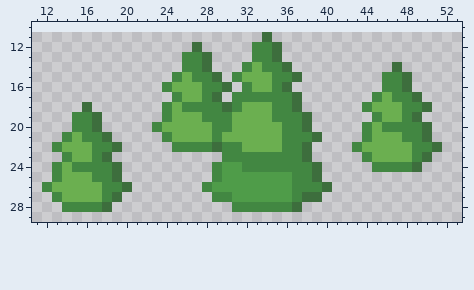
Edited in one commit: sprite sheet (Images/TileSets/Civ6 NLB/Tiles/ForestUp.png). Above, as it was before the edit.
The file is 64x64 pixels. Pixels under 10% opacity are left out. Shown: x 11..53, y 10..29. The old version is drawn lined up with the new one, on the new canvas.
After the commit:
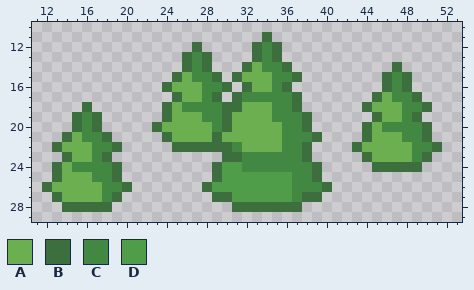
Palette (. is transparent): A #6baf50  B #3d6e3d  C #428742  D #4f9c49
Changes in this commit:
canvas 64x64 -> 64x72, the old top-left corner now at -1,11 (the part of the old canvas that was cut away was empty and is not shown)
@@ x 11..53 @@
 11 .......................B...................
-12 ................B.....CCB..................
-13 ...............CCB....CCB..................
-14 ...............CCB...CACCB..........B......
-15 ..............CACCB.CAAACCB........CCB.....
-16 .............CAAACCB.CAACB.........CCB.....
-17 ..............CAACB.CCCCCCB.......CACCB....
-18 .....B.......CACCCCBCAAACCB......CAAACCB...
-19 ....CCB......CAAACCCAAAACCCB......CAACB....
-20 ....CCB.....CAAAAACCAAAAACCB.....CACCCCB...
-21 ...CACCB.....CAAAACAAAAAACCCB....CAAACCB...
-22 ..CAAACCB.....CCCCBCCAAAACCB....CAAAAACCB..
-23 ...CAACB...........CCCCCCCCB.....CAAAACB...
-24 ..CACCCCB.........CDDCCCCCCCB.....CCCCB....
-25 ..CAAACCB.........CDDDDDDDCCB..............
-26 .CAAAAACCB.......CDDDDDDDDCCCB.............
-27 ..CAAAACB.........CCDDDDDDCBB..............
-28 ...CCCCB............CCCCCCB................
+12 ................B.....BCB..................
+13 ...............BCB....BCB..................
+14 ...............BCB...BACCB..........B......
+15 ..............BACCB.BAAACCB........BCB.....
+16 .............BAAACCB.BAACB.........BCB.....
+17 ..............BAACB.BCCCCCB.......BACCB....
+18 .....B.......BACCCCBBAAACCB......BAAACCB...
+19 ....BCB......BAAACCBAAAACCCB......BAACB....
+20 ....BCB.....BAAAAACBAAAAACCB.....BACCCCB...
+21 ...BACCB.....BAAAABAAAAAACCCB....BAAACCB...
+22 ..BAAACCB.....BBBBBBCAAAACCB....BAAAAACCB..
+23 ...BAACB...........BBCCCCCCB.....BAAAACB...
+24 ..BACCCCB.........BDDCCCCCCCB.....BBBBB....
+25 ..BAAACCB.........BDDDDDDDCCB..............
+26 .BAAAAACCB.......BDDDDDDDDCCCB.............
+27 ..BAAAACB.........BBDDDDDDCBB..............
+28 ...BBBBB............BBBBBBB................
 29 ...........................................
Where, in picture pixels (left, top, right, bottom), the same in both pictures:
changed: (152, 42, 292, 212)
changed: (352, 72, 412, 172)
changed: (42, 112, 102, 212)
